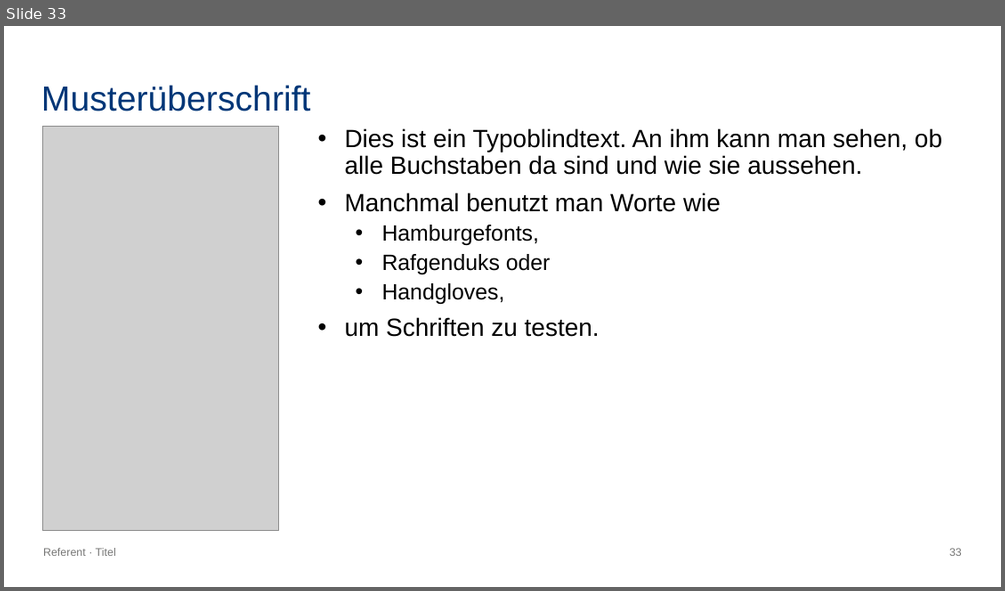
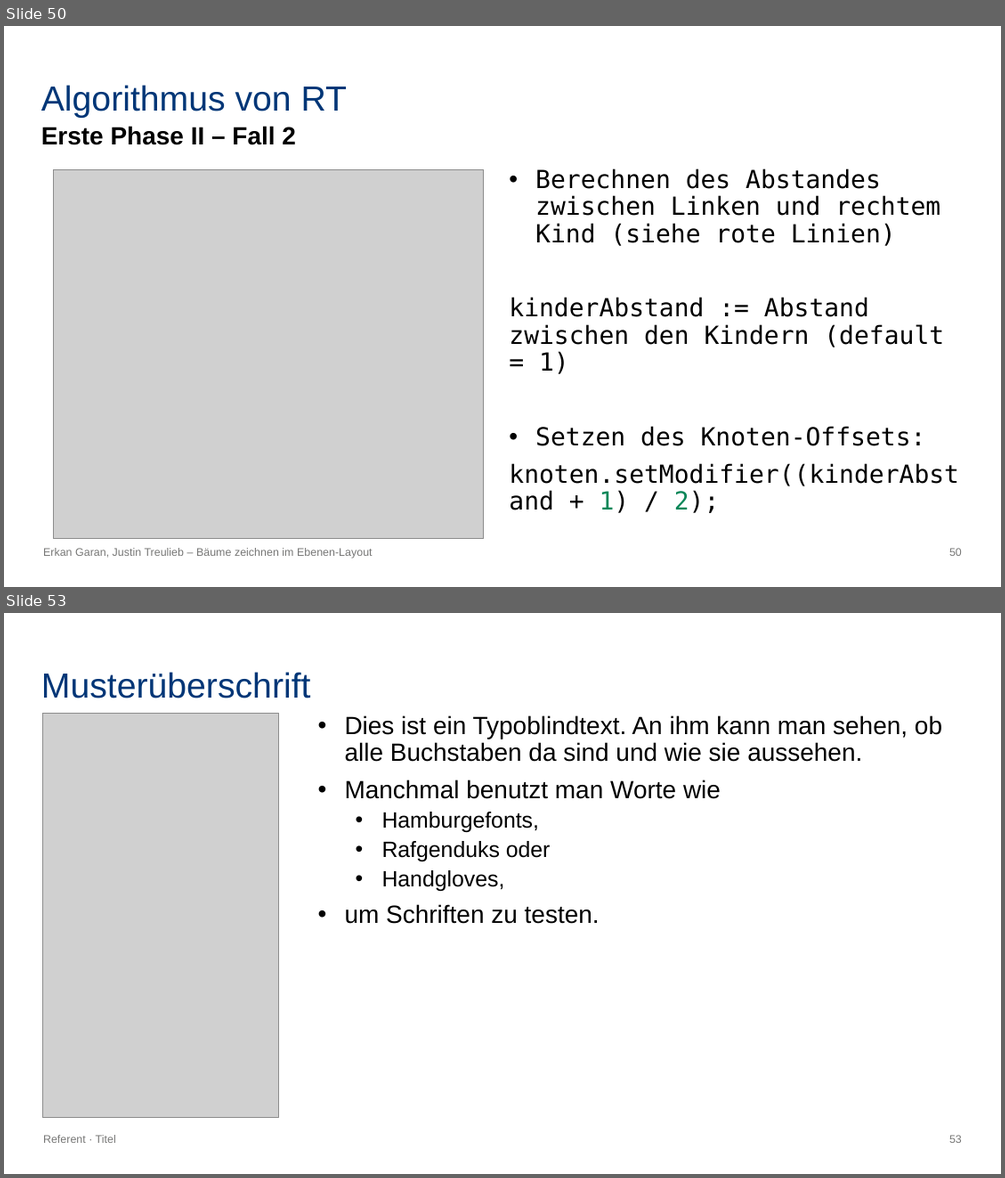
Before and after one commit to erkangrn/Praxsiprojekt, a slide deck: Powerpoint/Bäume zeichnen im Ebenen-Layout.pptx. Shown one above the other, each under a label of ours: slide 33 before the commit, slides 50 and 53 after it; the slides between them are not shown. The pictures are 1005x591 and 1005x1178 pixels, drawn with LibreOffice and Linux fonts; fonts in the diff are those of the drawing; grey boxes stand for pictures. Boxes give left, top, right and bottom in pixels: in the first picture for what was removed or moved away, otherwise in the second. Text is boxed around its words. In the diff, an @@ line names an element or a change of style, - is before the commit and + after.

```diff
--- a/Powerpoint/Bäume zeichnen im Ebenen-Layout.pptx
+++ b/Powerpoint/Bäume zeichnen im Ebenen-Layout.pptx
@@ slide 50 added at box(4, 26, 1001, 587), background #FFFFFF; not listed: 1 template element that a slide beside it also shows @@
@@ title added at box(41, 85, 347, 118), 25.2 pt, text #003677 @@
+Algorithmus von RT
@@ text added at box(41, 126, 296, 145), 18 pt, text #000000, bold @@
+Erste Phase II – Fall 2
@@ picture added at box(54, 169, 485, 539) @@
@@ text added at box(509, 168, 959, 513), 18 pt, text #000000 @@
+• Berechnen des Abstandes zwischen Linken und rechtem Kind (siehe rote Linien)
+kinderAbstand := Abstand zwischen den Kindern (default = 1)
+• Setzen des Knoten-Offsets:
+knoten.setModifier((kinderAbstand + 1) / 2);
@@ text added at box(43, 548, 372, 558), 8 pt, text #777776 @@
+Erkan Garan, Justin Treulieb – Bäume zeichnen im Ebenen-Layout
@@ what was slide 33 is now slide 53 @@
@@ page number at box(949, 1135, 962, 1143): text changed @@
-33
+53
```
Also in this commit, not shown: 19 other slides added.
